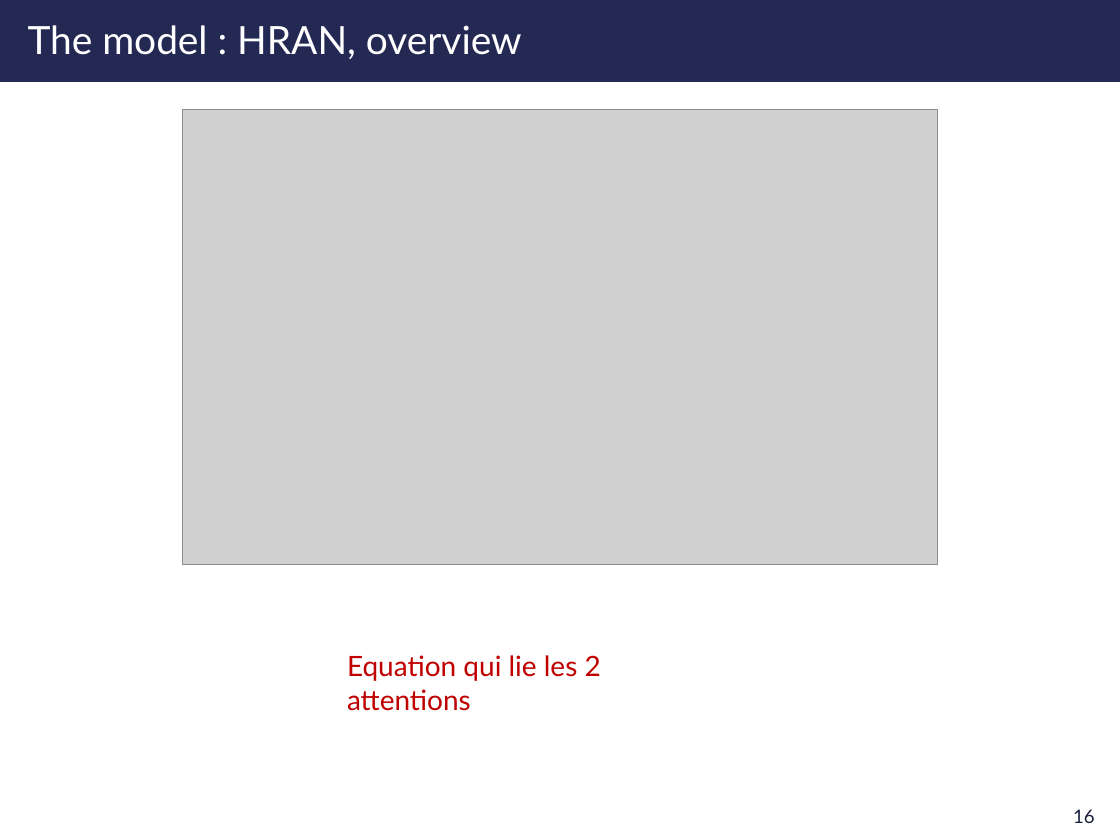
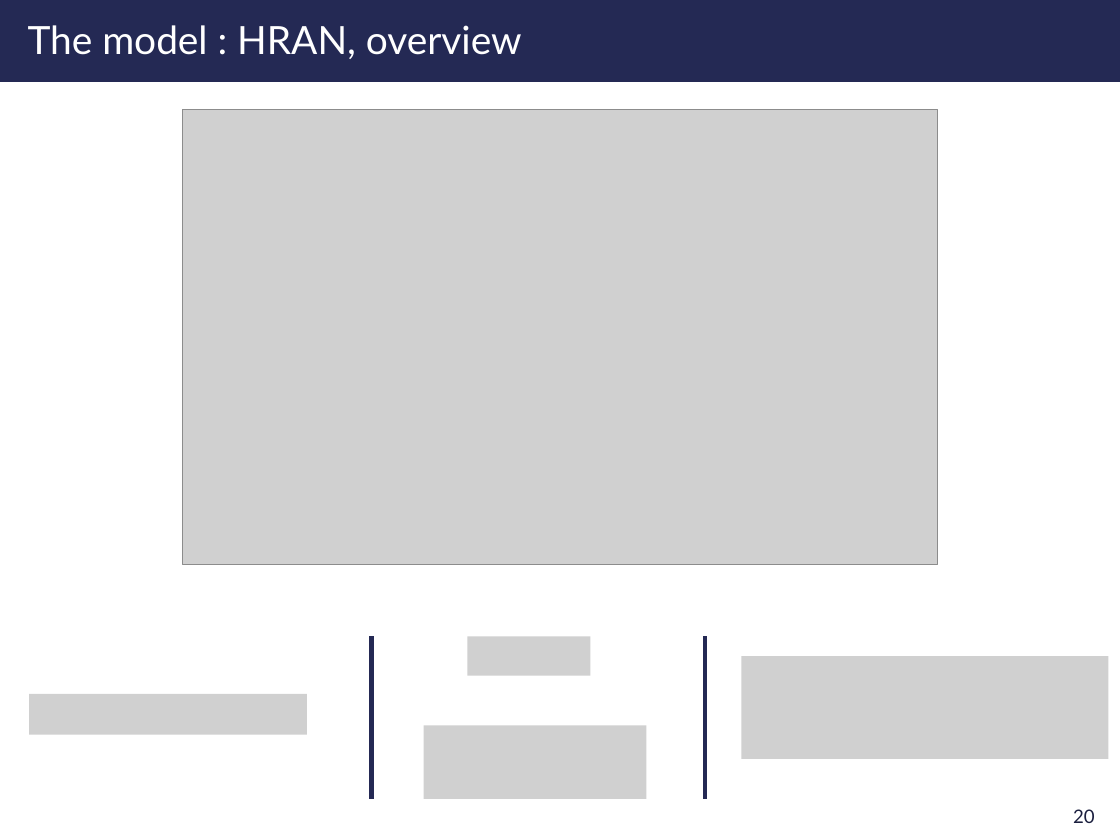
Before and after one commit to clara-gdef/defense, a slide deck: slide 21 of defense.pptx (slide 17 before the commit). Drawn at 1120x840 pixels with LibreOffice and Linux fonts; fonts in the diff are those of the drawing; grey boxes stand for pictures; background and template pictures are left out. Boxes give left, top, right and bottom in pixels: in the first picture for what was removed or moved away, otherwise in the second. Text is boxed around its words. In the diff, an @@ line names an element or a change of style, - is before the commit and + after.

```diff
--- a/defense.pptx
+++ b/defense.pptx
@@ text removed at bbox=[347, 655, 601, 711] @@
-Equation qui lie les 2 attentions
@@ line added from (371, 636) to (371, 799), #242954 3 pt @@
@@ picture added at bbox=[467, 636, 590, 675] @@
@@ line added from (704, 636) to (704, 799), #242954 3 pt @@
@@ picture added at bbox=[741, 656, 1109, 759] @@
@@ picture added at bbox=[29, 694, 307, 735] @@
@@ picture added at bbox=[423, 726, 646, 800] @@
@@ page number at bbox=[1073, 809, 1095, 823]: text changed @@
-16
+20
```
Also in this commit, not shown: 26 other slides changed, 11 slides added, 4 slides removed.
